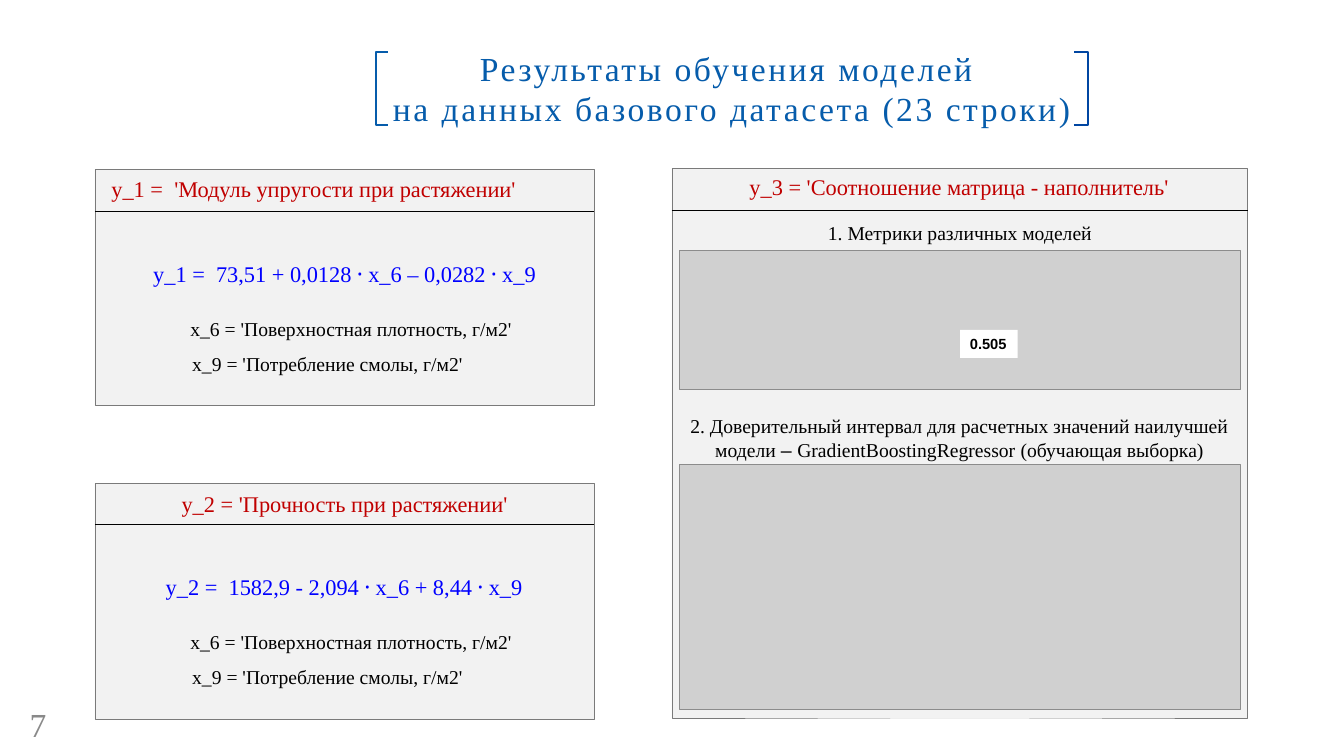
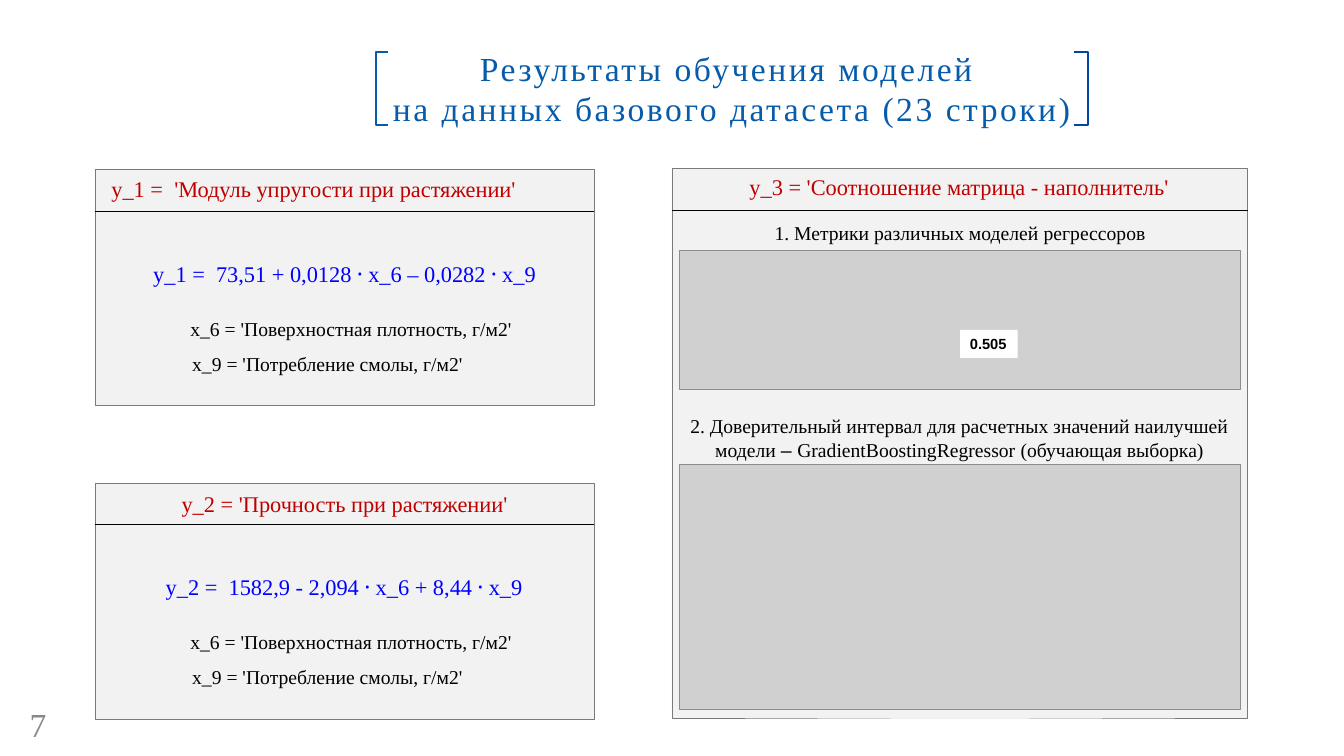
Before and after one commit to GorshkovAndrey/BMSTU, a slide deck: slide 7 of Для защиты ВКР/Презентация ВКР. Горшков А. В..pptx. Drawn at 1344x756 pixels with LibreOffice and Linux fonts; fonts in the diff are those of the drawing; grey boxes stand for pictures; background and template pictures are left out. Boxes give left, top, right and bottom in pixels: in the first picture for what was removed or moved away, otherwise in the second. Text is boxed around its words. In the diff, an @@ line names an element or a change of style, - is before the commit and + after.

```diff
--- a/Для защиты ВКР/Презентация ВКР. Горшков А. В..pptx
+++ b/Для защиты ВКР/Презентация ВКР. Горшков А. В..pptx
@@ text at box(775, 226, 1146, 245): text changed @@
-1. Метрики различных моделей
+1. Метрики различных моделей регрессоров
```
Also in this commit, not shown: 3 other slides changed.
